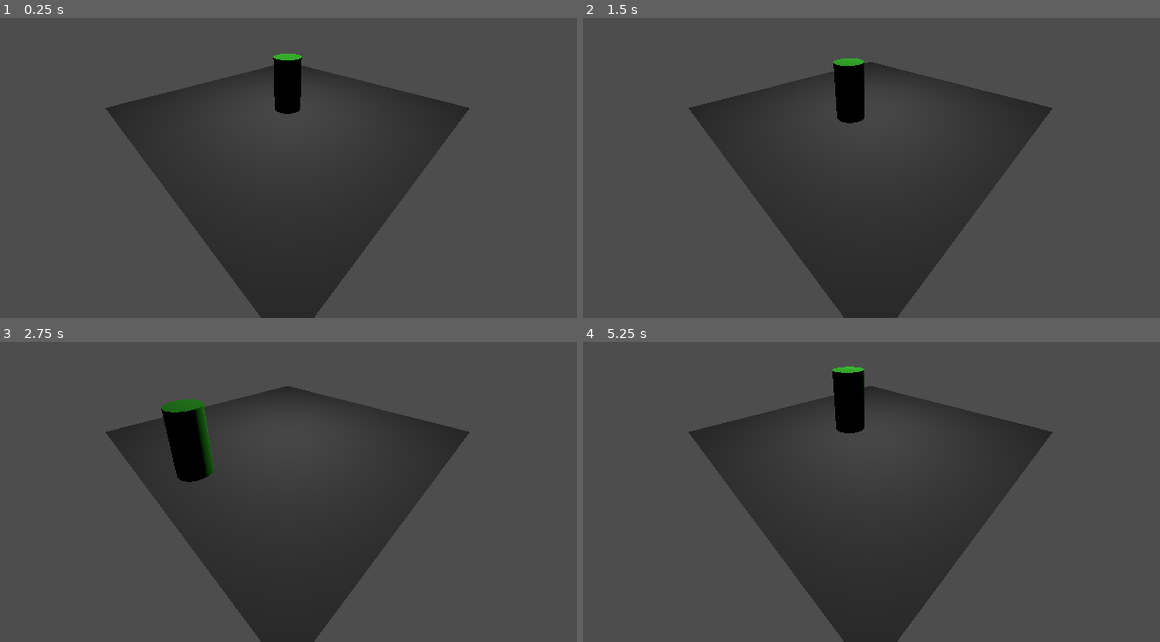
Above: before the commit, frames 1-4 (two rows, left to right).
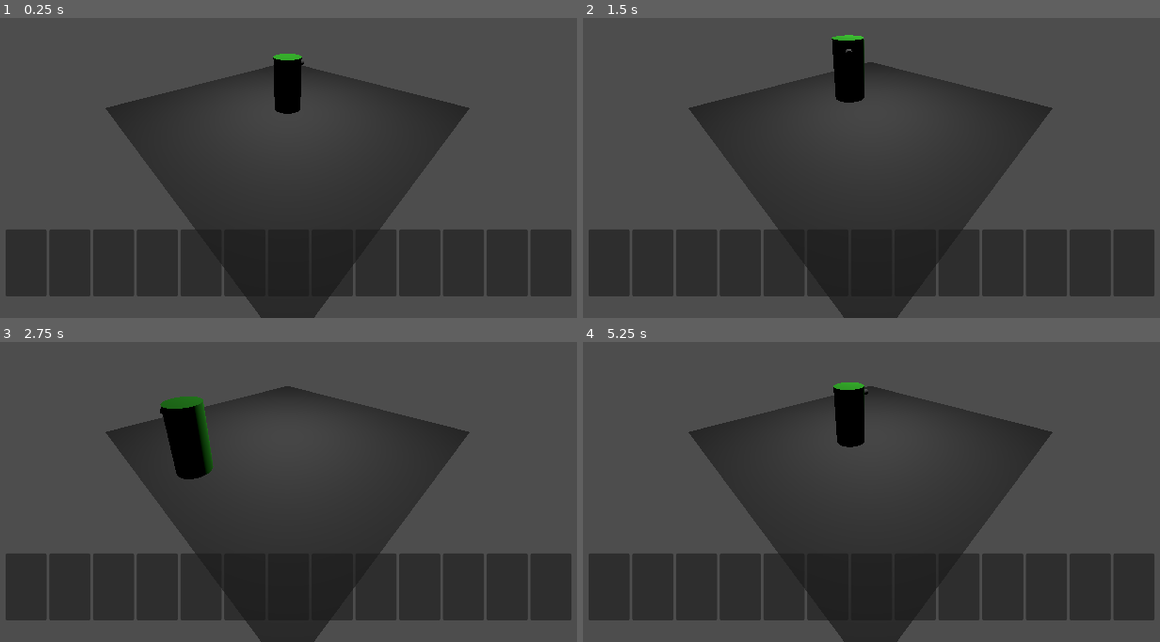
Above: after the commit, the same moments.

Repository: spacemanstan/CrumbleCave
Game: Godot game, scene res://world.tscn
The game is run twice, just before and just after one commit, with the same random seed, the same clock (stepped at 60 frames per second) and the same inputs.
Inputs:
- Up to frame 1 (0.25 s): no input
- Up to frame 2 (1.5 s): tap Enter (ui_accept) at 0.5, 0.6 s; hold D (ui_rotate_right, bound only after the commit) 0.53-1.28 s; tap Space (jump, bound only after the commit) at 0.77, 0.8, 1.07, 1.35 s; hold Down (ui_down) from 1.28 s (still down)
- Up to frame 3 (2.75 s): tap Space (jump, bound only after the commit) at 1.52, 1.82, 2.3 s; tap Enter (ui_accept) at 1.55, 2.1 s; release Down (ui_down) at 2.03 s; hold D (ui_rotate_right, bound only after the commit) from 2.03 s (still down)
- Up to frame 4 (5.25 s): release D (ui_rotate_right, bound only after the commit) at 2.78 s; hold Up (ui_up) 2.78-3.53 s; tap Enter (ui_accept) at 2.85, 4.35, 5.1 s; tap Space (jump, bound only after the commit) at 3.02, 3.32, 3.6, 3.77, 4.07, 4.52, 4.82 s; hold A (ui_rotate_left, bound only after the commit) 3.53-5.03 s; hold Down (ui_down) from 5.03 s (still down)

The runs differ from the first frame. In frame 1, 16% of the frame differs, in the area x 0-100%, y 14-93%; in frame 2, 16%, in the area x 0-100%, y 5-93%; in frame 3, 16%; in frame 4, 16%.

Commit message:
The Nose Knows
added a nose, inventory container and added panels to the container. Altered the player controls.

Diff:
--- a/player.gd
+++ b/player.gd
@@ -1,31 +1,36 @@
 extends CharacterBody3D
-
 
 const SPEED = 5.0
 const JUMP_VELOCITY = 4.5
+const ROTATION_SPEED = 3  # Adjust this value to control the rotation speed
 
 # Get the gravity from the project settings to be synced with RigidBody nodes.
 var gravity = ProjectSettings.get_setting("physics/3d/default_gravity")
-
 
 func _physics_process(delta):
 	# Add the gravity.
 	if not is_on_floor():
 		velocity.y -= gravity * delta
 
-	# Handle Jump.
-	if Input.is_action_just_pressed("ui_accept") and is_on_floor():
+	# Handle Jump using custom "jump" action.
+	if Input.is_action_just_pressed("jump") and is_on_floor():
 		velocity.y = JUMP_VELOCITY
 
-	# Get the input direction and handle the movement/deceleration.
-	# As good practice, you should replace UI actions with custom gameplay actions.
+	# Get the input direction and handle the movement in world coordinates.
 	var input_dir = Input.get_vector("ui_left", "ui_right", "ui_up", "ui_down")
-	var direction = (transform.basis * Vector3(input_dir.x, 0, input_dir.y)).normalized()
-	if direction:
-		velocity.x = direction.x * SPEED
-		velocity.z = direction.z * SPEED
-	else:
-		velocity.x = move_toward(velocity.x, 0, SPEED)
-		velocity.z = move_toward(velocity.z, 0, SPEED)
+
+	# Set the velocity based on the input direction in world space
+	velocity.x = input_dir.x * SPEED
+	velocity.z = input_dir.y * SPEED
+
+	# Handle rotation
+	var rotation_amount = 0.0
+	if Input.is_action_pressed("ui_rotate_right"):
+		rotation_amount -= ROTATION_SPEED
+	if Input.is_action_pressed("ui_rotate_left"):
+		rotation_amount += ROTATION_SPEED
+
+	if rotation_amount != 0:
+		rotate_y(rotation_amount * delta)
 
 	move_and_slide()
--- a/player.tscn
+++ b/player.tscn
@@ -10,6 +10,8 @@
 [sub_resource type="CylinderMesh" id="CylinderMesh_utn2p"]
 material = SubResource("StandardMaterial3D_afycw")
 
+[sub_resource type="CylinderMesh" id="CylinderMesh_hltod"]
+
 [node name="player" type="CharacterBody3D"]
 script = ExtResource("1_ljlmo")
 
@@ -20,3 +22,8 @@
 [node name="MeshInstance3D" type="MeshInstance3D" parent="."]
 transform = Transform3D(1, 0, 0, 0, 1, 0, 0, 0, 1, 0, 1, 0)
 mesh = SubResource("CylinderMesh_utn2p")
+
+[node name="FacingPeg" type="MeshInstance3D" parent="."]
+transform = Transform3D(0.2, 0, 0, 0, -8.74228e-09, 0.2, 0, -0.2, -8.74228e-09, 0, 1.65647, -0.580935)
+mesh = SubResource("CylinderMesh_hltod")
+skeleton = NodePath("../MeshInstance3D")
--- a/project.godot
+++ b/project.godot
@@ -15,6 +15,31 @@
 config/features=PackedStringArray("4.1", "GL Compatibility")
 config/icon="res://icon.svg"
 
+[input]
+
+ui_rotate_left={
+"deadzone": 0.5,
+"events": [null, Object(InputEventJoypadMotion,"resource_local_to_scene":false,"resource_name":"","device":-1,"axis":2,"axis_value":-1.0,"script":null)
+, Object(InputEventKey,"resource_local_to_scene":false,"resource_name":"","device":-1,"window_id":0,"alt_pressed":false,"shift_pressed":false,"ctrl_pressed":false,"meta_pressed":false,"pressed":false,"keycode":0,"physical_keycode":65,"key_label":0,"unicode":97,"echo":false,"script":null)
+]
+}
+ui_rotate_right={
+"deadzone": 0.5,
+"events": [Object(InputEventJoypadMotion,"resource_local_to_scene":false,"resource_name":"","device":-1,"axis":2,"axis_value":1.0,"script":null)
+, Object(InputEventKey,"resource_local_to_scene":false,"resource_name":"","device":-1,"window_id":0,"alt_pressed":false,"shift_pressed":false,"ctrl_pressed":false,"meta_pressed":false,"pressed":false,"keycode":0,"physical_keycode":68,"key_label":0,"unicode":100,"echo":false,"script":null)
+]
+}
+jump={
+"deadzone": 0.5,
+"events": [Object(InputEventJoypadButton,"resource_local_to_scene":false,"resource_name":"","device":-1,"button_index":0,"pressure":0.0,"pressed":true,"script":null)
+, Object(InputEventKey,"resource_local_to_scene":false,"resource_name":"","device":-1,"window_id":0,"alt_pressed":false,"shift_pressed":false,"ctrl_pressed":false,"meta_pressed":false,"pressed":false,"keycode":0,"physical_keycode":32,"key_label":0,"unicode":32,"echo":false,"script":null)
+]
+}
+
+[input_devices]
+
+pointing/emulate_mouse_from_touch=false
+
 [rendering]
 
 renderer/rendering_method="gl_compatibility"
--- a/world.tscn
+++ b/world.tscn
@@ -1,7 +1,9 @@
-[gd_scene load_steps=3 format=3 uid="uid://dbwowjrmyg668"]
+[gd_scene load_steps=4 format=3 uid="uid://dbwowjrmyg668"]
 
 [ext_resource type="PackedScene" uid="uid://dnc46t18jthjl" path="res://ground.tscn" id="1_c83ny"]
 [ext_resource type="PackedScene" uid="uid://quh0pnhlex2d" path="res://player.tscn" id="2_8g7m2"]
+
+[sub_resource type="CanvasItemMaterial" id="CanvasItemMaterial_52mma"]
 
 [node name="world" type="Node"]
 
@@ -16,3 +18,84 @@
 [node name="OmniLight3D" type="OmniLight3D" parent="."]
 transform = Transform3D(1, 0, 0, 0, 1, 0, 0, 0, 1, 0, 4.94329, 0)
 omni_range = 22.6851
+
+[node name="inventory" type="Node2D" parent="."]
+position = Vector2(1111, 2157)
+
+[node name="HBoxContainer" type="HBoxContainer" parent="inventory"]
+top_level = true
+anchors_preset = -1
+anchor_left = 0.125
+anchor_top = 0.79
+anchor_right = 0.882
+anchor_bottom = 0.951
+offset_top = 0.0799866
+offset_right = -0.0640259
+offset_bottom = -0.248047
+grow_horizontal = 2
+grow_vertical = 2
+
+[node name="slot1" type="Panel" parent="inventory/HBoxContainer"]
+material = SubResource("CanvasItemMaterial_52mma")
+custom_minimum_size = Vector2(63, 0)
+layout_mode = 2
+
+[node name="slot2" type="Panel" parent="inventory/HBoxContainer"]
+material = SubResource("CanvasItemMaterial_52mma")
+custom_minimum_size = Vector2(63, 0)
+layout_mode = 2
+
+[node name="slot3" type="Panel" parent="inventory/HBoxContainer"]
+material = SubResource("CanvasItemMaterial_52mma")
+custom_minimum_size = Vector2(63, 0)
+layout_mode = 2
+
+[node name="slot4" type="Panel" parent="inventory/HBoxContainer"]
+material = SubResource("CanvasItemMaterial_52mma")
+custom_minimum_size = Vector2(63, 0)
+layout_mode = 2
+
+[node name="slot5" type="Panel" parent="inventory/HBoxContainer"]
+material = SubResource("CanvasItemMaterial_52mma")
+custom_minimum_size = Vector2(63, 0)
+layout_mode = 2
+
+[node name="slot6" type="Panel" parent="inventory/HBoxContainer"]
+material = SubResource("CanvasItemMaterial_52mma")
+custom_minimum_size = Vector2(63, 0)
+layout_mode = 2
+
+[node name="slot7" type="Panel" parent="inventory/HBoxContainer"]
+material = SubResource("CanvasItemMaterial_52mma")
+custom_minimum_size = Vector2(63, 0)
+layout_mode = 2
+
+[node name="slot8" type="Panel" parent="inventory/HBoxContainer"]
+material = SubResource("CanvasItemMaterial_52mma")
+custom_minimum_size = Vector2(63, 0)
+layout_mode = 2
+
+[node name="slot9" type="Panel" parent="inventory/HBoxContainer"]
+material = SubResource("CanvasItemMaterial_52mma")
+custom_minimum_size = Vector2(63, 0)
+layout_mode = 2
+
+[node name="slot10" type="Panel" parent="inventory/HBoxContainer"]
+material = SubResource("CanvasItemMaterial_52mma")
+custom_minimum_size = Vector2(63, 0)
+layout_mode = 2
+
+[node name="slot11" type="Panel" parent="inventory/HBoxContainer"]
+material = SubResource("CanvasItemMaterial_52mma")
+custom_minimum_size = Vector2(63, 0)
+layout_mode = 2
+
+[node name="slot12" type="Panel" parent="inventory/HBoxContainer"]
+material = SubResource("CanvasItemMaterial_52mma")
+custom_minimum_size = Vector2(63, 0)
+layout_mode = 2
+
+[node name="slot13" type="Panel" parent="inventory/HBoxContainer"]
+material = SubResource("CanvasItemMaterial_52mma")
+custom_minimum_size = Vector2(63, 0)
+layout_mode = 2
Binary file added: item_textures/card_blank.png
Not shown, added: item_textures/card_blank.png.import
Not shown: 1 places in player.tscn that only renumber resources
Not shown, added: car28E9.tmp
Not shown, added: car4933.tmp
